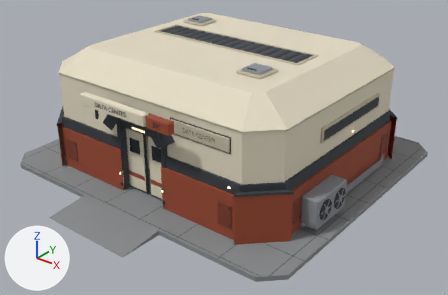
The glTF model src/assets/buildings/data-center.glb, before and after one commit.
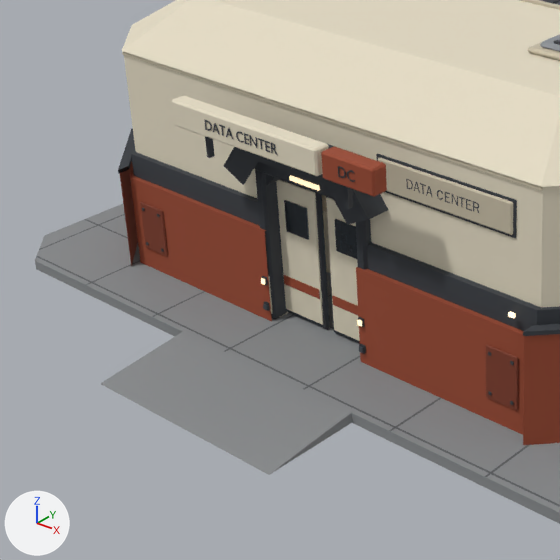
Old and new are each drawn whole from a 50 mm camera at (12.35, -15.57, 9.83) aimed at (0.65, -0.94, 0.76) and again close up on the part from 1% to 56% of the width and 17% to 100% of the height. Lighting does not change. The marker at lower left points along +X, +Y and +Z. The last two pictures show the newer version. Where no turn or scale is listed for an object, it has been applied to the vertices. Vertices at exactly the same position are counted once.

The older version as bpy lines, for what is in view:
```python
me_cube_022 = bpy.data.meshes.new('Cube.022')
me_cube_022.from_pydata(...)  # 24 vertices, 44 faces; spans x -1.33..1.33, y -0.12..0.12, z -0.18..0.18
me_cube_022.materials.append(mat_mat_control_atlas_2k)
me_cube_023 = bpy.data.meshes.new('Cube.023')
me_cube_023.from_pydata(...)  # 24 vertices, 44 faces; spans x -0.43..0.43, y -0.12..0.12, z -0.18..0.18
me_cube_023.materials.append(mat_mat_control_atlas_2k)
me_text_002 = bpy.data.meshes.new('Text.002')
me_text_002.from_pydata(...)  # 636 vertices, 1248 faces; spans x -0.651..0.666, y -0.002..0.002, z -0.062..0.078
me_text_002.materials.append(mat_mat_control_atlas_2k)
me_wall_s_001 = bpy.data.meshes.new('Wall_S.001')
me_wall_s_001.from_pydata(...)  # 387 vertices, 477 faces; spans x -3.7..4.84, y -4.36..-3.2, z 0.0..3.3
me_wall_s_001.materials.append(mat_dc_palette)
me_wall_w_001 = bpy.data.meshes.new('Wall_W.001')
me_wall_w_001.from_pydata(...)  # 163 vertices, 246 faces; spans x -4.84..-3.7, y -4.34..3.2, z 0.0..3.3
me_wall_w_001.materials.append(mat_dc_palette)
ob_placa = bpy.data.objects.new('Placa', me_cube_022)
ob_placa.location = (-0.38, -4.7, 3.1)
ob_placa_001 = bpy.data.objects.new('Placa.001', me_cube_023)
ob_placa_001.location = (1.45, -4.7, 3.1)
ob_texto_data_center = bpy.data.objects.new('Texto_DATA CENTER', me_text_002)
ob_texto_data_center.location = (-0.38, -4.83, 3.1)
ob_wall_s = bpy.data.objects.new('Wall_S', me_wall_s_001)
ob_wall_s.parent = ob_datacenter
ob_wall_s.location = (0.0, 0.0, 0.0)
ob_wall_w = bpy.data.objects.new('Wall_W', me_wall_w_001)
ob_wall_w.location = (0.0, 0.0, 0.0)
# also in view: 'DoorS_LeafR' at (0.47, -3.85, 1.1); 'Padrao_ARQ_Control_Portal_S_South' at (0.0, -4.01, 1.23); 'Building_Pad' at (0.0, -0.7, -0.08); 'DoorS_LeafL' at (-0.47, -3.85, 1.1); 'Juntas_125x150_30mm.001' at (0.0, 0.0, 0.0)
```
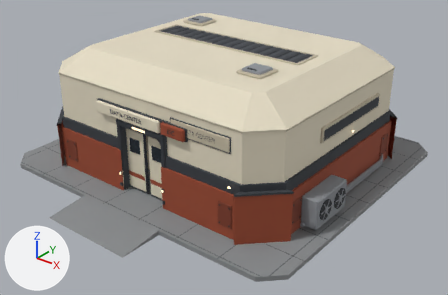
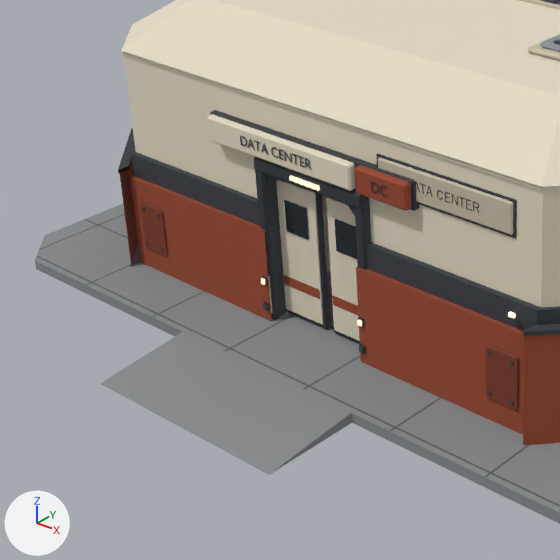
Changed parts and their boxes (x1, y1, x2, y2) in the close-ups (560 x 560 px):
```json
{"object": "Placa", "change": "moved, rescaled", "before": [171, 96, 328, 176], "after": [207, 114, 355, 191]}
{"object": "Placa.001", "change": "reshaped, moved", "before": [321, 146, 387, 197], "after": [355, 165, 411, 211], "on screen": "15% narrower, 10% shorter"}
{"object": "Fundo_Letreiro", "change": "added", "after": [210, 110, 419, 211]}
{"object": "Texto_DATA CENTER", "change": "moved", "before": [204, 119, 277, 155], "after": [240, 135, 311, 170]}
{"part": 1, "of": "me_wall_s_001", "change": "deleted", "before": [224, 132, 388, 225]}
```

Scene script edits in JSON lines:
```json
{"block": "me_cube_022", "where": "# used by ob_placa; location = (-0.38, -4.7, 3.1)"}
{"op": "remove", "block": "me_cube_022", "code": "me_cube_022.from_pydata(...)  # 24 vertices, 44 faces; spans x -1.33..1.33, y -0.12..0.12, z -0.18..0.18"}
{"op": "add", "block": "me_cube_022", "code": "me_cube_022.from_pydata(...)  # 24 vertices, 44 faces; spans x -1.33..1.33, y -0.06..0.06, z -0.18..0.18"}
{"block": "me_cube_022", "change": "me_cube_022 part 2: the whole mesh is scaled about its middle by (1, 0.427, 1)"}
{"block": "me_cube_023", "where": "# used by ob_placa_001; location = (1.45, -4.7, 3.1)"}
{"op": "remove", "block": "me_cube_023", "code": "me_cube_023.from_pydata(...)  # 24 vertices, 44 faces; spans x -0.43..0.43, y -0.12..0.12, z -0.18..0.18"}
{"op": "add", "block": "me_cube_023", "code": "me_cube_023.from_pydata(...)  # 24 vertices, 44 faces; spans x -0.43..0.43, y -0.06..0.06, z -0.18..0.18"}
{"block": "me_cube_023", "change": "me_cube_023 part 3: all 12 vertices in x -0.43..0.43, y -0.12..-0.095, z -0.18..0.18 are moved by (0.0, 0.06, 0.0)"}
{"block": "me_cube_023", "change": "other edits to the shape of me_cube_023 do not show in these pictures"}
{"block": "me_wall_s_001", "where": "# used by ob_wall_s; parent = ob_datacenter; location = (0.0, 0.0, 0.0)"}
{"op": "remove", "block": "me_wall_s_001", "code": "me_wall_s_001.from_pydata(...)  # 387 vertices, 477 faces; spans x -3.7..4.84, y -4.36..-3.2, z 0.0..3.3"}
{"op": "add", "block": "me_wall_s_001", "code": "me_wall_s_001.from_pydata(...)  # 371 vertices, 453 faces; spans x -3.7..4.84, y -4.34..-3.2, z 0.0..3.3"}
{"block": "me_wall_s_001", "change": "me_wall_s_001 part 1: the loose piece of 12 vertices spanning x -1.32..1.32, y -4.36..-4.0, z 2.12..2.92 is deleted"}
{"block": "me_wall_s_001", "change": "other edits to the shape of me_wall_s_001 do not show in these pictures"}
{"op": "add", "block": "me_cube_023_1", "code": ["me_cube_023_1 = bpy.data.meshes.new('Cube.023')", "me_cube_023_1.from_pydata(...)  # 24 vertices, 44 faces; spans x -1.83..1.83, y -0.06..0.06, z -0.2..0.2", "me_cube_023_1.materials.append(mat_mat_control_atlas_2k)"]}
{"op": "set", "path": "ob_placa.location", "old": "(-0.38, -4.7, 3.1)", "new": "(-0.47, -4.13, 2.66)"}
{"op": "set", "path": "ob_placa_001.location", "old": "(1.45, -4.7, 3.1)", "new": "(1.36, -4.13, 2.66)"}
{"op": "set", "path": "ob_texto_data_center.location", "old": "(-0.38, -4.83, 3.1)", "new": "(-0.47, -4.2, 2.66)"}
{"op": "add", "block": "ob_fundo_letreiro", "code": ["ob_fundo_letreiro = bpy.data.objects.new('Fundo_Letreiro', me_cube_023_1)", "ob_fundo_letreiro.location = (0.0, -4.03, 2.66)"]}
```
